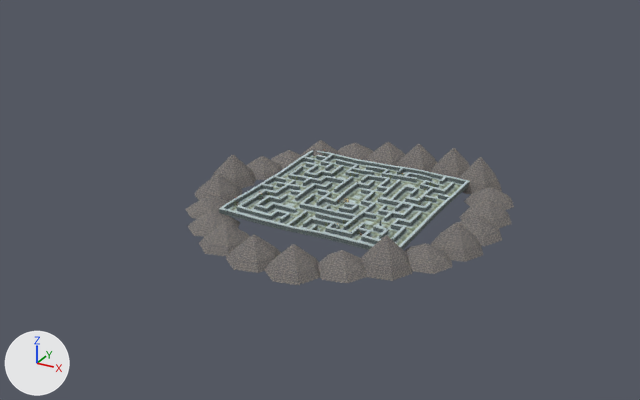
One commit to the Blender file Blender/Bellwake/Cairnwatch.blend: the scene before it, then after it.
Rendered twice from a 50 mm lens placed at (241.0, -477.0, 233.0), pointed at (-16.0, -11.0, 0.0). The axes (+X, +Y, +Z) are drawn at lower left. The lights are the same throughout. The older version comes first.

The first picture shows 'Continuous roadbed', 'Far folded ridgeline.003', 'Far folded ridgeline.015', 'Far folded ridgeline.016', 'Far folded ridgeline.017', 'Far folded ridgeline.018', 'Far folded ridgeline.019', 'Far folded ridgeline.020', 'Far folded ridgeline.021', 'Ward boundary course', 'Ward boundary course.001', 'Ward boundary course.002' and 14 more.
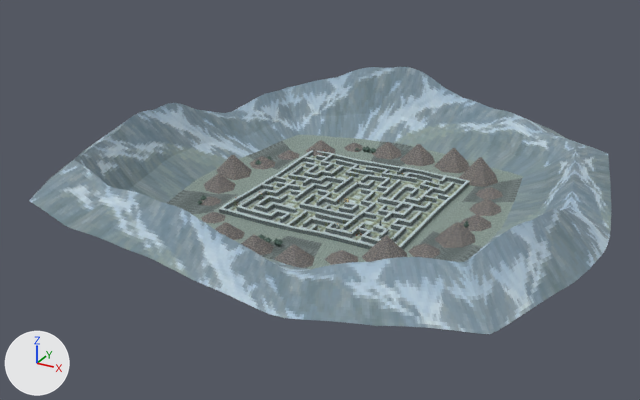
The change, as a list of edits to the scene's bpy script:
```text
Add img_countrybeyond_png:
    img_countrybeyond_png = load_image('CountryBeyond.png', '_unpacked/CountryBeyond.png', 512, 256, 'sRGB')
Add mat_countrybeyond:
    mat_countrybeyond = principled_material('CountryBeyond')
    mat_countrybeyond.texture = img_countrybeyond_png
    mat_countrybeyond.roughness = 0.95
Add me_valley_floor__shoulders_and_far_crest_001:
    me_valley_floor__shoulders_and_far_crest_001.from_pydata(...)  # 1690 vertices, 1150 faces; spans x -176.0..170.0, y -163.0..179.0, z 0.0..51.0
    me_valley_floor__shoulders_and_far_crest_001.materials.append(mat_countrybeyond)  # picture img_countrybeyond_png
Add ob_valley_floor__shoulders_and_far_crest:
    ob_valley_floor__shoulders_and_far_crest = bpy.data.objects.new('Valley floor, shoulders and far crest', me_valley_floor__shoulders_and_far_crest_001)
    ob_valley_floor__shoulders_and_far_crest.location = (0.0, 0.0, 0.0)
```

Changed parts and their boxes (x1, y1, x2, y2) in the pictures (640 x 400 px):
'Valley floor, shoulders and far crest', added
    after: (29, 67, 611, 334)
'Far folded ridgeline.017', unchanged, covered by the edit
    before: (265, 244, 320, 285)
    after: (275, 244, 315, 268)
'Far folded ridgeline.016', unchanged, covered by the edit
    before: (226, 234, 281, 273)
    after: (241, 234, 274, 255)
'Far folded ridgeline.018', unchanged, covered by the edit
    before: (318, 250, 366, 283)
    after: (325, 250, 358, 265)
'Far folded ridgeline.015', unchanged, covered by the edit
    before: (199, 222, 250, 257)
    after: (215, 222, 245, 240)
